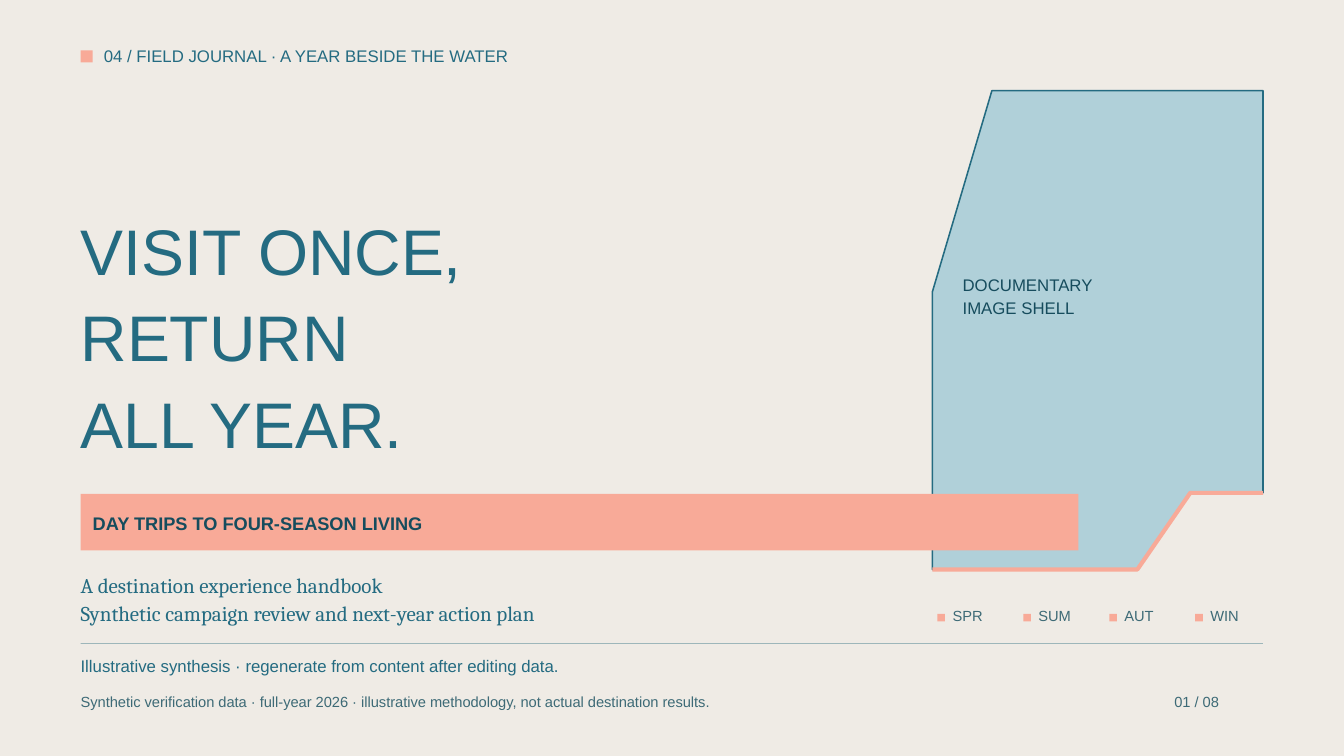
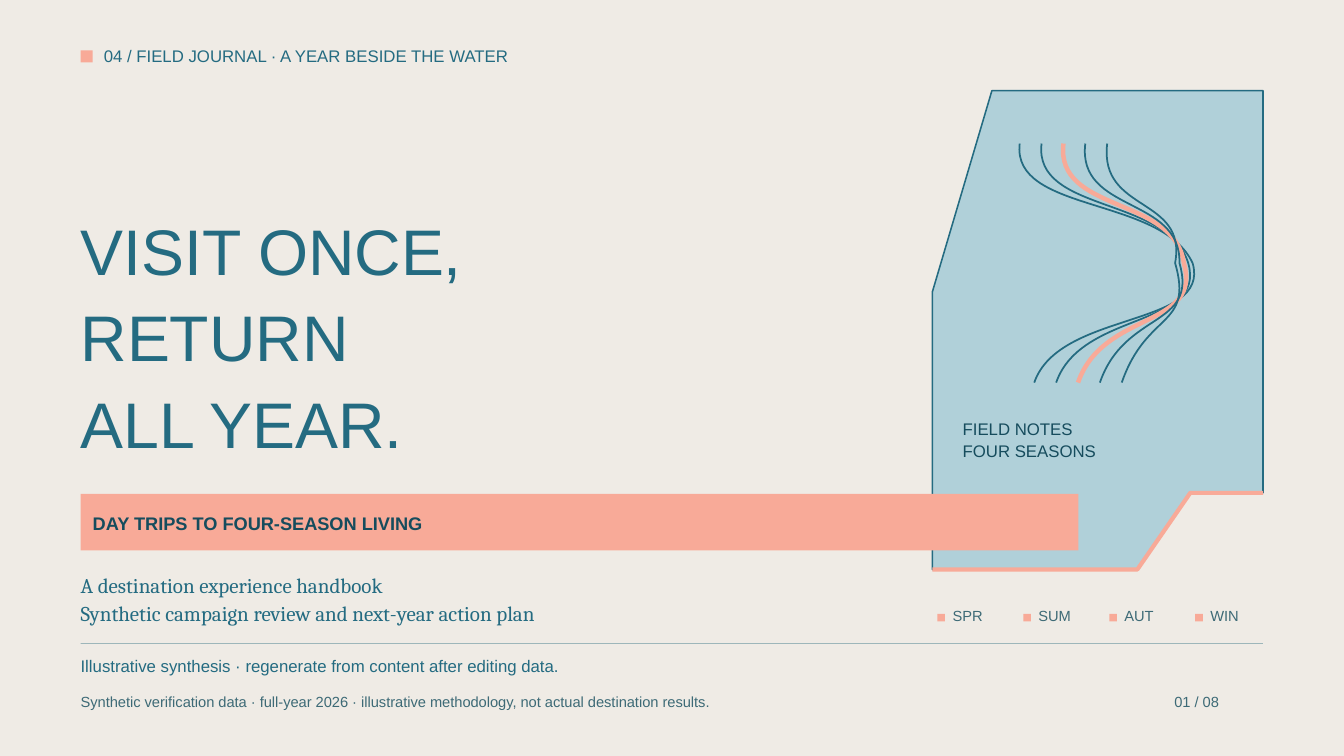
Before and after one commit to hustcer/pptx-nova, a slide deck: slide 1 of pptx-nova/assets/examples/deckkits/teal-journal/deck.pptx. Drawn at 1344x756 pixels with LibreOffice and Linux fonts; fonts in the diff are those of the drawing. Boxes give left, top, right and bottom in pixels: in the first picture for what was removed or moved away, otherwise in the second. Text is boxed around its words. In the diff, an @@ line names an element or a change of style, - is before the commit and + after.

```diff
--- a/pptx-nova/assets/examples/deckkits/teal-journal/deck.pptx
+++ b/pptx-nova/assets/examples/deckkits/teal-journal/deck.pptx
@@ freeform shape added at [1005,139,1214,388], outline #246B81 1.25 pt @@
@@ freeform shape added at [1005,139,1214,388], outline #246B81 1.25 pt @@
@@ freeform shape added at [1005,139,1214,388], outline #F8AA98 3.2 pt @@
@@ freeform shape added at [1005,139,1214,388], outline #246B81 1.25 pt @@
@@ freeform shape added at [1005,139,1214,388], outline #246B81 1.25 pt @@
@@ text removed at [963,279,1093,314] @@
-DOCUMENTARY
-IMAGE SHELL
@@ text added at [963,423,1096,457], 12 pt, text #164C5D @@
+FIELD NOTES
+FOUR SEASONS
```
Also in this commit, not shown: 1 other slide changed, 28 other files.
